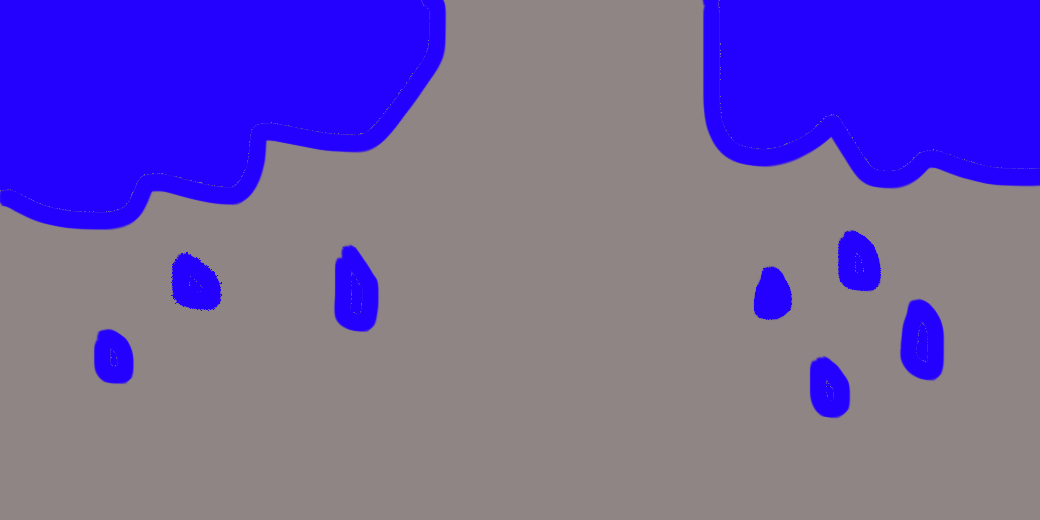
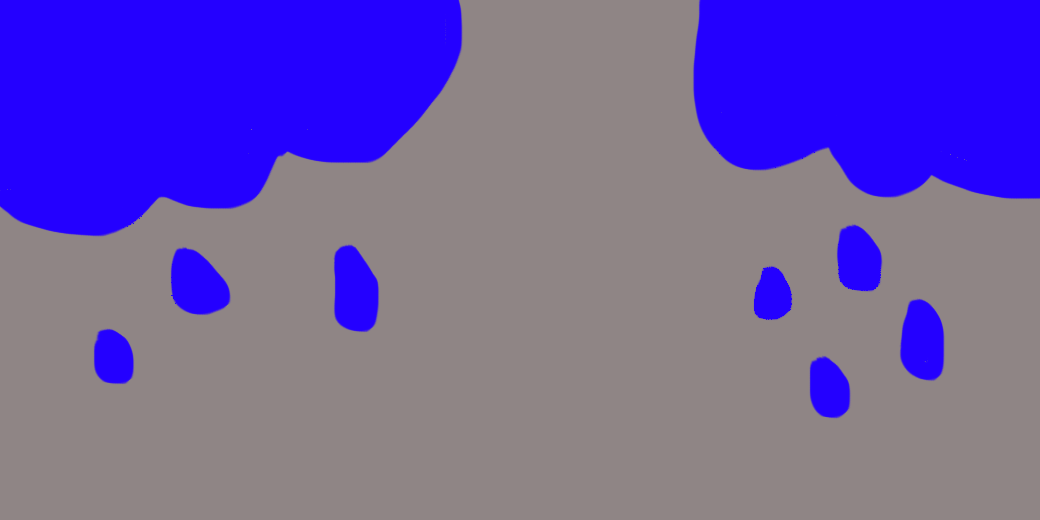
Before/after of a 1040 × 520 layered artwork. What changed in the layer stack:
painted on "Layer 3" over [left=0, top=0, right=1040, bottom=401]
